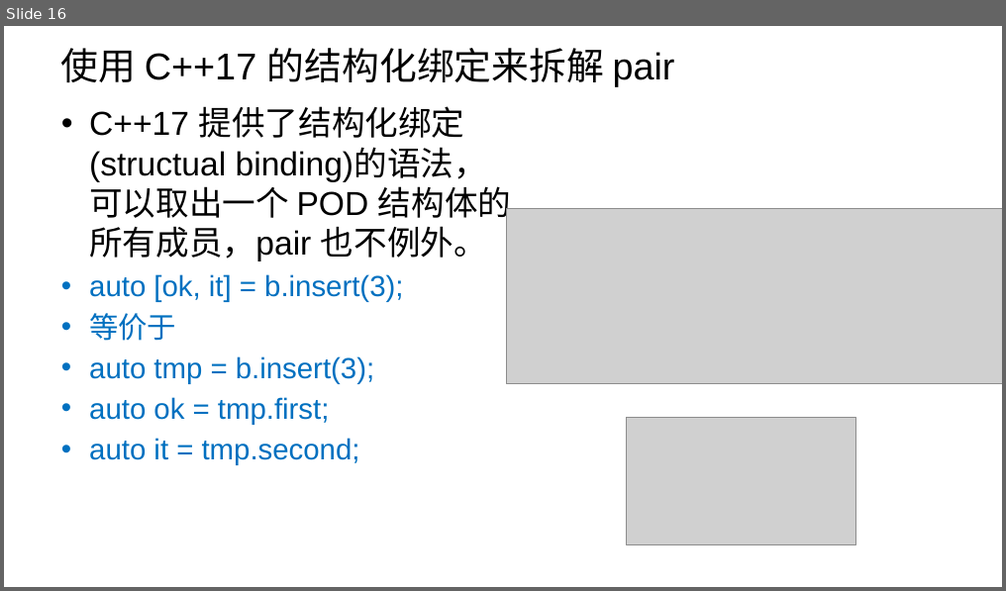
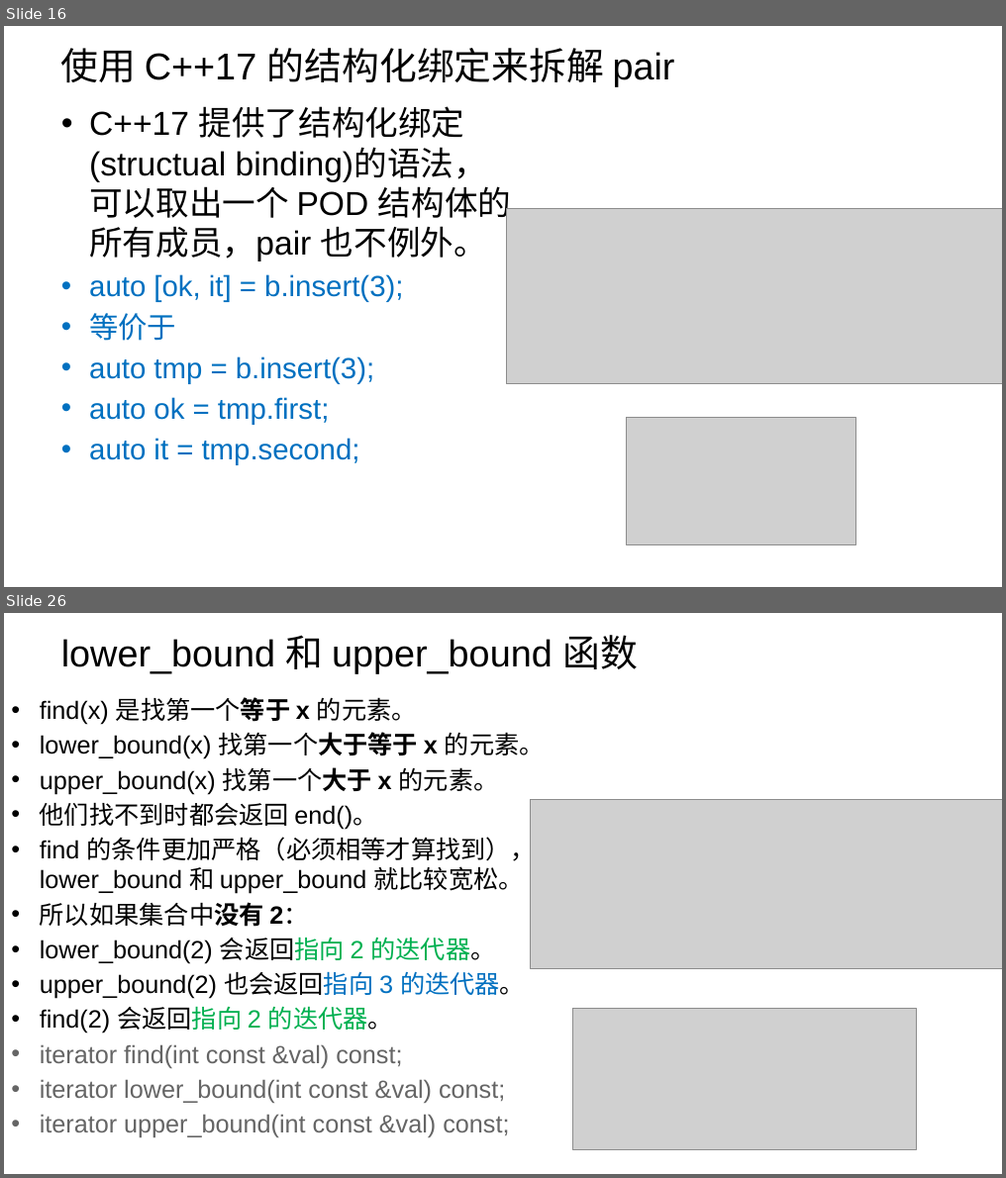
Before and after one commit to parallel101/course, a slide deck: 14/slides.pptx. Shown one above the other, each under a label of ours: slide 16 before the commit, slides 16 and 26 after it; the slides between them are not shown. The pictures are 1006x591 and 1006x1178 pixels, drawn with LibreOffice and Linux fonts; fonts in the diff are those of the drawing; grey boxes stand for pictures; background and template pictures are left out. Boxes give left, top, right and bottom in pixels: in the first picture for what was removed or moved away, otherwise in the second. Text is boxed around its words. In the diff, an @@ line names an element or a change of style, - is before the commit and + after.

```diff
--- a/14/slides.pptx
+++ b/14/slides.pptx
@@ slide 26 added at box(4, 613, 1002, 1174), background picture (left out) @@
@@ title added at box(61, 635, 638, 674), 36 pt, text #000000 @@
+lower_bound 和 upper_bound 函数
@@ text added at box(40, 697, 545, 1138), 24 pt, text #000000 @@
+• find(x) 是找第一个等于 x 的元素。
+• lower_bound(x) 找第一个大于等于 x 的元素。
+• upper_bound(x) 找第一个大于 x 的元素。
+• 他们找不到时都会返回 end()。
+• find 的条件更加严格（必须相等才算找到），lower_bound 和 upper_bound 就比较宽松。
+• 所以如果集合中没有 2：
+• lower_bound(2) 会返回指向 2 的迭代器。
+• upper_bound(2) 也会返回指向 3 的迭代器。
+• find(2) 会返回指向 2 的迭代器。
+• iterator find(int const &val) const;
+• iterator lower_bound(int const &val) const;
+• iterator upper_bound(int const &val) const;
@@ picture added at box(531, 800, 1002, 969) @@
@@ picture added at box(573, 1009, 916, 1150) @@
```
Also in this commit, not shown: 2 slides changed, 21 other slides added, 12 other files.
